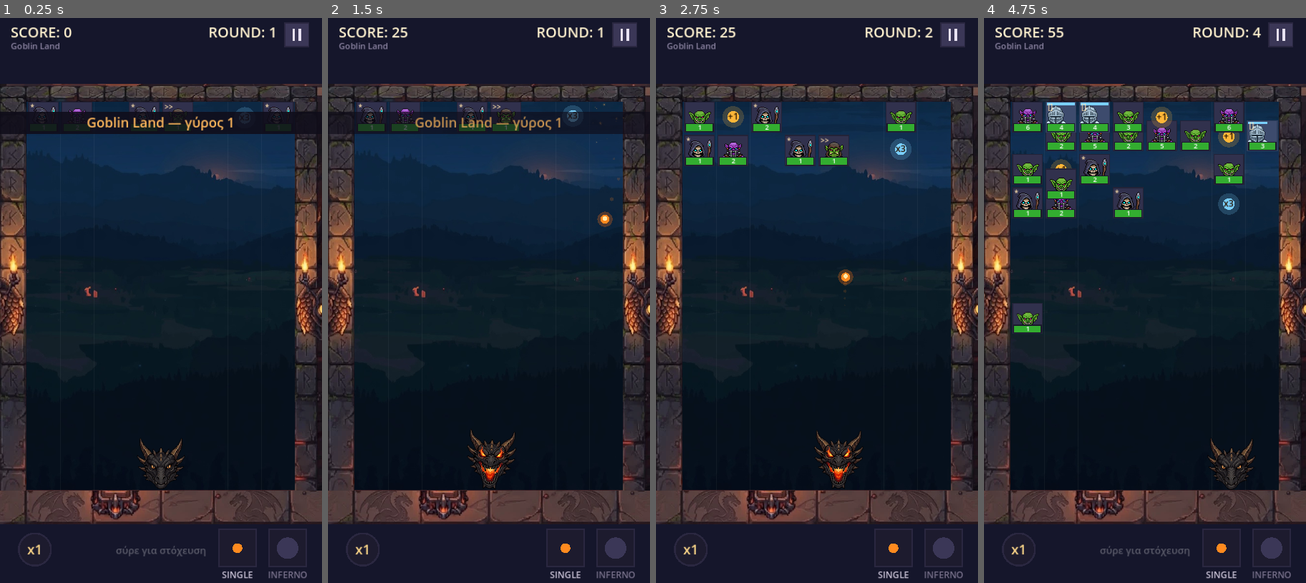
Above: before the commit, frames 1-4 (left to right).
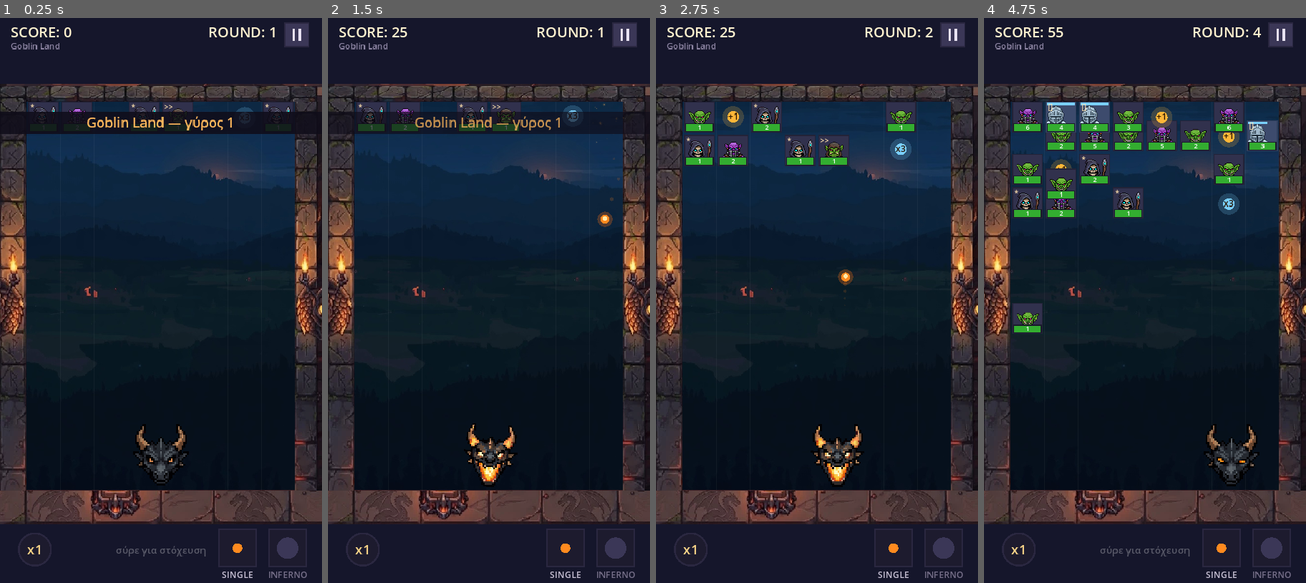
Above: after the commit, the same moments.

Repository: 40panos/-dragon
Game: Godot game, scene res://scenes/main.tscn
Two runs of this game, one before a commit and one after it. Both use one fixed random seed, a clock stepped at 60 frames per second and the inputs below.
Inputs (mouse positions are in pixels of both pictures, inside the frame that each line leads up to):
- Up to frame 1 (0.25 s): no input
- Up to frame 2 (1.5 s): tap Enter at 0.5 s; move the mouse to (559, 272) at 0.52 s; click (559, 272) at 0.67 s; drag from (424, 328) to (572, 119) at 1.27 s
- Up to frame 3 (2.75 s): move the mouse to (849, 176) at 2.02 s; click (849, 176) at 2.17 s
- Up to frame 4 (4.75 s): drag from (1128, 413) to (1061, 119) at 2.77 s; move the mouse to (1241, 385) at 3.52 s; click (1241, 385) at 3.67 s; drag from (1048, 215) to (1096, 159) at 4.27 s

The runs differ from the first frame. In frame 1, 1.6% of the frame differs, in the area x 0-100%, y 1-100%; in frame 2, 1.5%; in frame 3, 1.4%; in frame 4, 1.7%.

Commit message:
Animate Ember with PixelLab frames that share one baseline
Three states, three frames each, all 37x41 with the head on a common
baseline so the dragon never jumps between frames or states.

The frames came out of PixelLab two different ways, because the obvious
tool was the wrong one. animate_image translated the whole head upward
instead of animating a feature: idle frames 1 and 2 came back with the
same 597 opaque pixels as frame 0, just shifted, and no blink at all.
edit_image_pixen holds the canvas exactly, so idle and ready are built
from it - the bounding box is byte-identical across all three frames of
each state. Fire keeps the animate_image output, where the flame really
does grow, realigned by an integer pixel shift measured by correlating
the dark head pixels.

Generation left the set at 297 colours against the originals' 62, which
is the kind of drift that makes a loop shimmer. All nine frames are
locked to one shared palette: every colour of the original ember art
plus the seven genuinely new hot tones. The three reference frames come
through unchanged.

main lacked two things the frames need, so they come along here:
Nearest texture filtering, and draw_width 148 = 4 x 37, an integer
scale. The resource is written by tools/write_ember.gd through
ResourceSaver, never edited as text.

Verified: import clean, 38/38 tests pass, and the game runs with real
rendering - tools/shoot.gd captures the dragon in every state, with the
floor line identical across all six.

Co-Authored-By: Claude Opus 5 <noreply@anthropic.com>

Diff:
--- a/data/dragons/01_ember.tres
+++ b/data/dragons/01_ember.tres
@@ -1,31 +1,31 @@
 [gd_resource type="Resource" script_class="DragonType" load_steps=11 format=3]
 
-[ext_resource type="Texture2D" path="res://art/drake_fire_1.png" id="1_8g8qa"]
-[ext_resource type="Texture2D" path="res://art/drake_fire_2.png" id="2_vd5lm"]
-[ext_resource type="Texture2D" path="res://art/drake_fire_3.png" id="3_pvqjl"]
-[ext_resource type="Texture2D" path="res://art/drake_idle_1.png" id="4_ptsts"]
-[ext_resource type="Texture2D" path="res://art/drake_idle_2.png" id="5_iu6ai"]
-[ext_resource type="Texture2D" path="res://art/drake_idle_3.png" id="6_sxm4u"]
-[ext_resource type="Texture2D" path="res://art/drake_ready_1.png" id="7_w58b1"]
-[ext_resource type="Texture2D" path="res://art/drake_ready_2.png" id="8_dffsg"]
-[ext_resource type="Texture2D" path="res://art/drake_ready_3.png" id="9_wgqwv"]
-[ext_resource type="Script" path="res://scripts/data/dragon_type.gd" id="10_jxcfs"]
+[ext_resource type="Texture2D" path="res://art/ember_fire_1.png" id="1_mwhna"]
+[ext_resource type="Texture2D" path="res://art/ember_fire_2.png" id="2_lb84r"]
+[ext_resource type="Texture2D" path="res://art/ember_fire_3.png" id="3_xwo0h"]
+[ext_resource type="Texture2D" path="res://art/ember_idle_1.png" id="4_u4bgl"]
+[ext_resource type="Texture2D" path="res://art/ember_idle_2.png" id="5_lh1my"]
+[ext_resource type="Texture2D" path="res://art/ember_idle_3.png" id="6_705ru"]
+[ext_resource type="Texture2D" path="res://art/ember_ready_1.png" id="7_bnpqs"]
+[ext_resource type="Texture2D" path="res://art/ember_ready_2.png" id="8_c0vki"]
+[ext_resource type="Texture2D" path="res://art/ember_ready_3.png" id="9_hihno"]
+[ext_resource type="Script" path="res://scripts/data/dragon_type.gd" id="10_cs5un"]
 
 [resource]
-script = ExtResource("10_jxcfs")
+script = ExtResource("10_cs5un")
 id = "ember"
 display_name = "Ember"
-sprite = ExtResource("4_ptsts")
-sprite_idle = ExtResource("4_ptsts")
-sprite_ready = ExtResource("7_w58b1")
-sprite_fire = ExtResource("1_8g8qa")
-frames_idle = Array[Texture2D]([ExtResource("4_ptsts"), ExtResource("5_iu6ai"), ExtResource("6_sxm4u")])
-frames_ready = Array[Texture2D]([ExtResource("7_w58b1"), ExtResource("8_dffsg"), ExtResource("9_wgqwv")])
-frames_fire = Array[Texture2D]([ExtResource("1_8g8qa"), ExtResource("2_vd5lm"), ExtResource("3_pvqjl")])
-fps_idle = 3.0
-fps_ready = 7.0
-fps_fire = 11.0
-draw_width = 120.0
+sprite = ExtResource("4_u4bgl")
+sprite_idle = ExtResource("4_u4bgl")
+sprite_ready = ExtResource("7_bnpqs")
+sprite_fire = ExtResource("1_mwhna")
+frames_idle = Array[Texture2D]([ExtResource("4_u4bgl"), ExtResource("5_lh1my"), ExtResource("6_705ru")])
+frames_ready = Array[Texture2D]([ExtResource("7_bnpqs"), ExtResource("8_c0vki"), ExtResource("9_hihno")])
+frames_fire = Array[Texture2D]([ExtResource("1_mwhna"), ExtResource("2_lb84r"), ExtResource("3_xwo0h")])
+fps_idle = 2.0
+fps_ready = 6.0
+fps_fire = 12.0
+draw_width = 148.0
 tint = Color(1, 1, 1, 1)
 special = "inferno"
 special_cost = 150.0
--- a/project.godot
+++ b/project.godot
@@ -26,3 +26,4 @@
 
 renderer/rendering_method="gl_compatibility"
 renderer/rendering_method.mobile="gl_compatibility"
+textures/canvas_textures/default_texture_filter=0
--- /dev/null
+++ b/tools/shoot.gd
@@ -0,0 +1,47 @@
+extends SceneTree
+## Τραβάει screenshot του παιχνιδιού σε κάθε κατάσταση του δράκου.
+## Πρέπει να τρέξει ΜΕ rendering (χωρίς --headless), αλλιώς δεν καλείται _draw().
+##
+##   godot --path . --script tools/shoot.gd
+
+const OUT := "user://shots"
+
+
+func _grab(path: String) -> void:
+	await RenderingServer.frame_post_draw
+	var img := get_root().get_texture().get_image()
+	img.save_png(path)
+	print("  ", path, "  ", img.get_width(), "x", img.get_height())
+
+
+func _initialize() -> void:
+	DirAccess.make_dir_recursive_absolute(OUT)
+	var m = load("res://scenes/main.tscn").instantiate()
+	root.add_child(m)
+	for i in 30:
+		await process_frame
+
+	var dir := ProjectSettings.globalize_path(OUT)
+	print("γράφω στο ", dir)
+
+	# ολόκληρη η οθόνη, όπως ξεκινάει το παιχνίδι
+	await _grab(dir + "/game.png")
+
+	# κάθε κατάσταση, σε δύο σημεία του ping-pong βρόχου
+	var shots := [
+		["idle",  "aim",   false, 0.0],
+		["idle2", "aim",   false, 1.0],   # fps_idle 2 -> βήμα 2, μάτια κλειστά
+		["ready", "aim",   true,  0.0],
+		["ready2","aim",   true,  0.334], # fps_ready 6 -> βήμα 2, μάτια αναμμένα
+		["fire",  "shoot", false, 0.0],
+		["fire2", "shoot", false, 0.167], # fps_fire 12 -> βήμα 2, φλόγα στο φουλ
+	]
+	for s in shots:
+		m.phase = s[1]
+		m.aiming = s[2]
+		m.t = s[3]
+		m.queue_redraw()
+		await process_frame
+		await _grab("%s/%s.png" % [dir, s[0]])
+
+	quit(0)
--- /dev/null
+++ b/tools/write_ember.gd
@@ -0,0 +1,67 @@
+extends SceneTree
+## Γράφει το data/dragons/01_ember.tres με ResourceSaver, ποτέ ως κείμενο.
+##
+##   godot --headless --path . --script tools/write_ember.gd
+
+const RES_PATH := "res://data/dragons/01_ember.tres"
+const FRAME_W := 37          # φυσικό πλάτος καρέ
+const SCALE := 4             # ακέραια μεγέθυνση, χωρίς αναδειγματοληψία
+
+
+func _load_frames(state: String) -> Array[Texture2D]:
+	var out: Array[Texture2D] = []
+	for i in range(1, 4):
+		var path := "res://art/ember_%s_%d.png" % [state, i]
+		var tex: Texture2D = load(path)
+		if tex == null:
+			push_error("λείπει το καρέ: " + path)
+			quit(1)
+		# όλα τα καρέ πρέπει να έχουν ίδιο καμβά, αλλιώς ο δράκος πηδάει
+		if tex.get_width() != FRAME_W:
+			push_error("%s: πλάτος %d, περίμενα %d" % [path, tex.get_width(), FRAME_W])
+			quit(1)
+		out.append(tex)
+	return out
+
+
+func _initialize() -> void:
+	var d := DragonType.new()
+
+	var idle := _load_frames("idle")
+	var ready_ := _load_frames("ready")
+	var fire := _load_frames("fire")
+
+	d.id = "ember"
+	d.display_name = "Ember"
+
+	# στατικά sprite: το πρώτο καρέ κάθε κατάστασης, ως εφεδρεία
+	d.sprite = idle[0]
+	d.sprite_idle = idle[0]
+	d.sprite_ready = ready_[0]
+	d.sprite_fire = fire[0]
+
+	d.frames_idle = idle
+	d.frames_ready = ready_
+	d.frames_fire = fire
+
+	# ping-pong 0,1,2,1: η περίοδος είναι 4 βήματα
+	d.fps_idle = 2.0          # ήρεμο ανοιγοκλείσιμο, ~2s ο κύκλος
+	d.fps_ready = 6.0         # παλμός έντασης όσο σημαδεύει
+	d.fps_fire = 12.0         # γρήγορο ξέσπασμα φλόγας
+
+	d.draw_width = float(FRAME_W * SCALE)   # 148 = 4x, ακέραιο πολλαπλάσιο
+	d.tint = Color(1, 1, 1, 1)
+
+	# ιδιότητες παιχνιδιού, όπως ήταν
+	d.special = "inferno"
+	d.special_cost = 150.0
+	d.passive = "every5_double"
+	d.unlock_after_area = 0
+
+	var err := ResourceSaver.save(d, RES_PATH)
+	if err != OK:
+		push_error("η αποθήκευση απέτυχε: %d" % err)
+		quit(1)
+	print("γράφτηκε %s — draw_width=%.1f (%dx%d ανά καρέ, %dx)"
+		% [RES_PATH, d.draw_width, FRAME_W, idle[0].get_height(), SCALE])
+	quit(0)
Binary file added: art/ember_fire_1.png
Not shown, added: art/ember_fire_1.png.import
Binary file added: art/ember_fire_2.png
Not shown, added: art/ember_fire_2.png.import
Binary file added: art/ember_fire_3.png
Not shown, added: art/ember_fire_3.png.import
Binary file added: art/ember_idle_1.png
Not shown, added: art/ember_idle_1.png.import
Binary file added: art/ember_idle_2.png
Not shown, added: art/ember_idle_2.png.import
Binary file added: art/ember_idle_3.png
Not shown, added: art/ember_idle_3.png.import
(and 6 more such lines)
